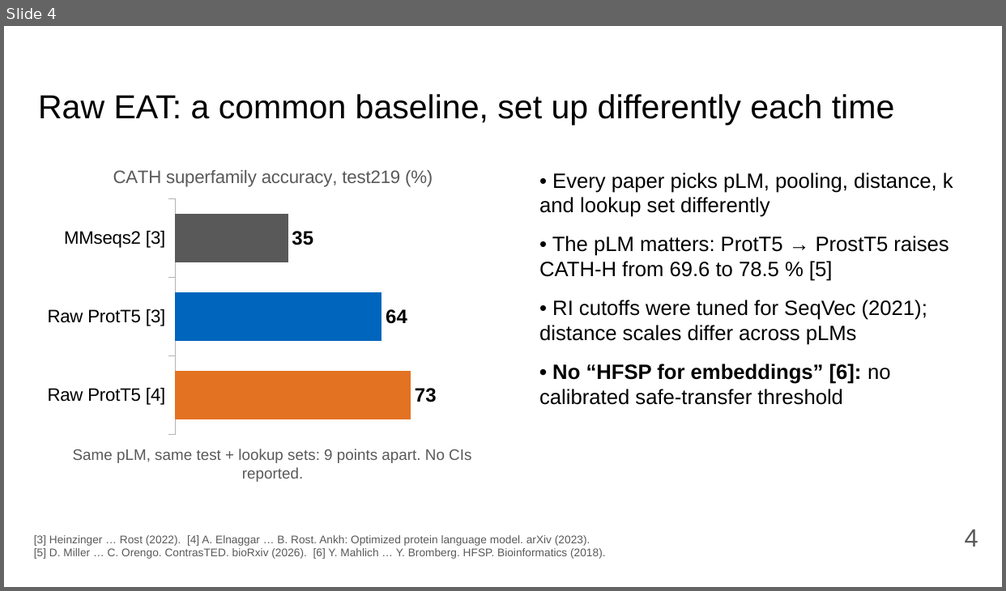
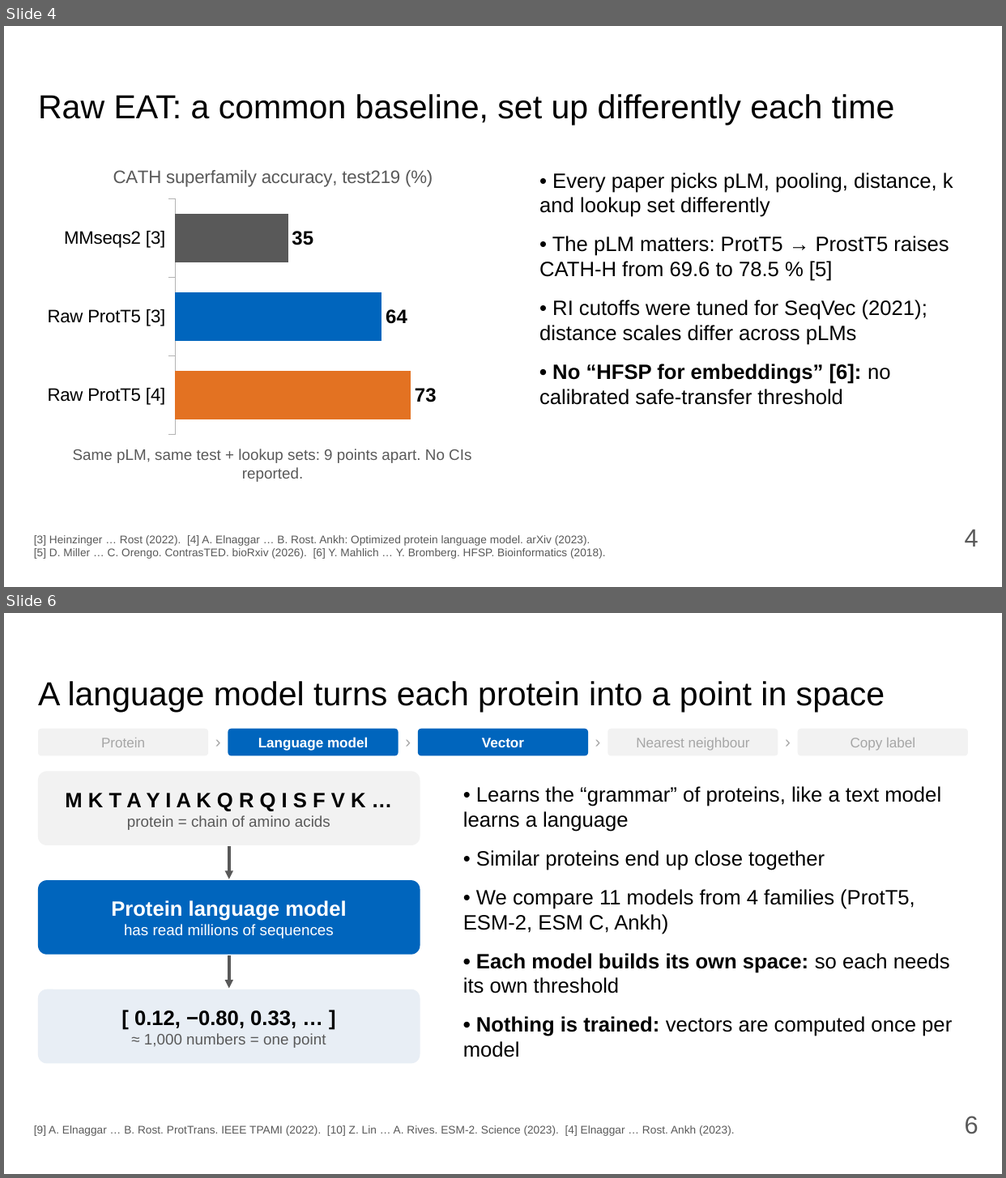
Before and after one commit to Pollysoma/protein-prediction-project-2, a slide deck: presentation/2026-11-02_pitch.pptx. Shown one above the other, each under a label of ours: slide 4 before the commit, slides 4 and 6 after it; the slides between them are not shown. The pictures are 1006x591 and 1006x1178 pixels, drawn with LibreOffice and Linux fonts; fonts in the diff are those of the drawing. Boxes give left, top, right and bottom in pixels: in the first picture for what was removed or moved away, otherwise in the second. Text is boxed around its words. In the diff, an @@ line names an element or a change of style, - is before the commit and + after.

```diff
--- a/presentation/2026-11-02_pitch.pptx
+++ b/presentation/2026-11-02_pitch.pptx
@@ slide 6 added at [4, 613, 1002, 1174], background #FFFFFF @@
@@ title added at [38, 681, 885, 713], 24 pt, text #000000 @@
+A language model turns each protein into a point in space
@@ rounded rectangle added at [38, 729, 209, 756], fill #F2F2F2, 10 pt, text #A6A6A6 @@
+Protein
@@ text added at [209, 726, 228, 754], 12 pt, text #A6A6A6 @@
+›
@@ rounded rectangle added at [228, 729, 398, 756], fill #0065BD, 10 pt, text #FFFFFF, bold @@
+Language model
@@ text added at [398, 726, 418, 754], 12 pt, text #A6A6A6 @@
+›
@@ rounded rectangle added at [418, 729, 589, 756], fill #0065BD, 10 pt, text #FFFFFF, bold @@
+Vector
@@ text added at [588, 726, 607, 754], 12 pt, text #A6A6A6 @@
+›
@@ rounded rectangle added at [607, 729, 778, 756], fill #F2F2F2, 10 pt, text #A6A6A6 @@
+Nearest neighbour
@@ text added at [778, 726, 799, 754], 12 pt, text #A6A6A6 @@
+›
@@ rounded rectangle added at [797, 729, 968, 756], fill #F2F2F2, 10 pt, text #A6A6A6 @@
+Copy label
@@ rounded rectangle added at [38, 772, 420, 845], fill #F2F2F2, 11 pt, text #595959 @@
+M K T A Y I A K Q R Q I S F V K …
+protein = chain of amino acids
@@ text added at [463, 786, 952, 1058], 15 pt, text #000000 @@
+• Learns the “grammar” of proteins, like a text model learns a language
+• Similar proteins end up close together
+• We compare 11 models from 4 families (ProtT5, ESM-2, ESM C, Ankh)
+• Each model builds its own space: so each needs its own threshold
+• Nothing is trained: vectors are computed once per model
@@ arrow added from (228, 846) to (228, 879), #595959 2 pt @@
@@ rounded rectangle added at [38, 880, 420, 954], fill #0065BD, 11 pt, text #FFFFFF @@
+Protein language model
+has read millions of sequences
@@ arrow added from (228, 956) to (228, 988), #595959 2 pt @@
@@ rounded rectangle added at [38, 989, 420, 1063], fill #E8EEF5, 11 pt, text #595959 @@
+[ 0.12, −0.80, 0.33, … ]
+≈ 1,000 numbers = one point
@@ page number added at [965, 1116, 978, 1135], 18 pt, text #595959 @@
+6
@@ text added at [34, 1126, 734, 1136], 8 pt, text #595959 @@
+[9] A. Elnaggar … B. Rost. ProtTrans. IEEE TPAMI (2022). [10] Z. Lin … A. Rives. ESM-2. Science (2023). [4] Elnaggar … Rost. Ankh (2023).
```
Also in this commit, not shown: 1 slide changed, 4 other slides added, 7 slides removed, 1 other file.
